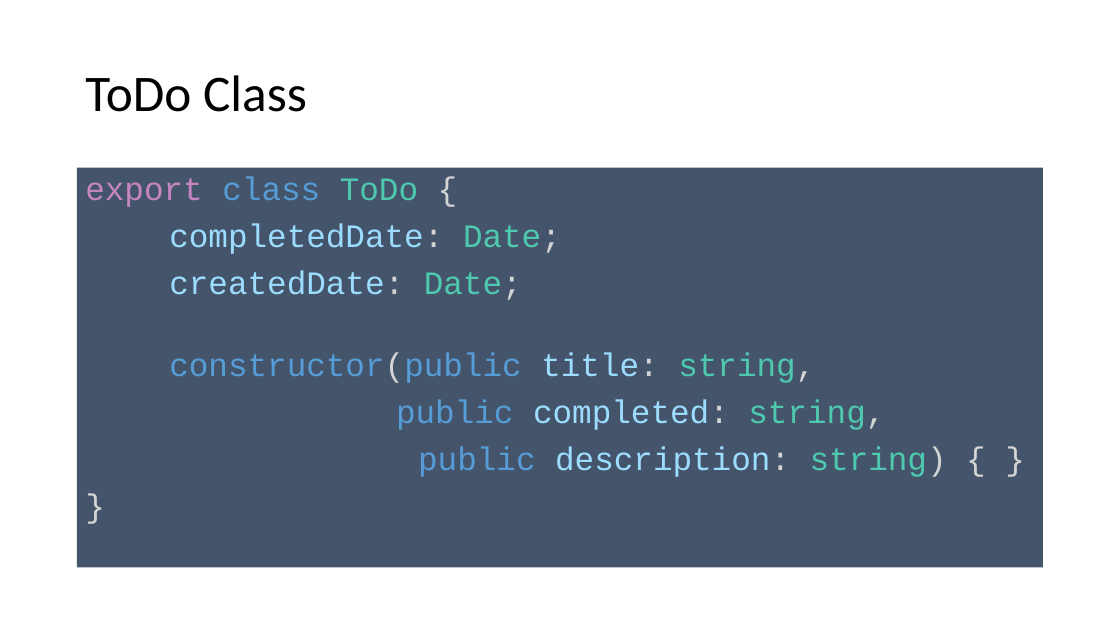
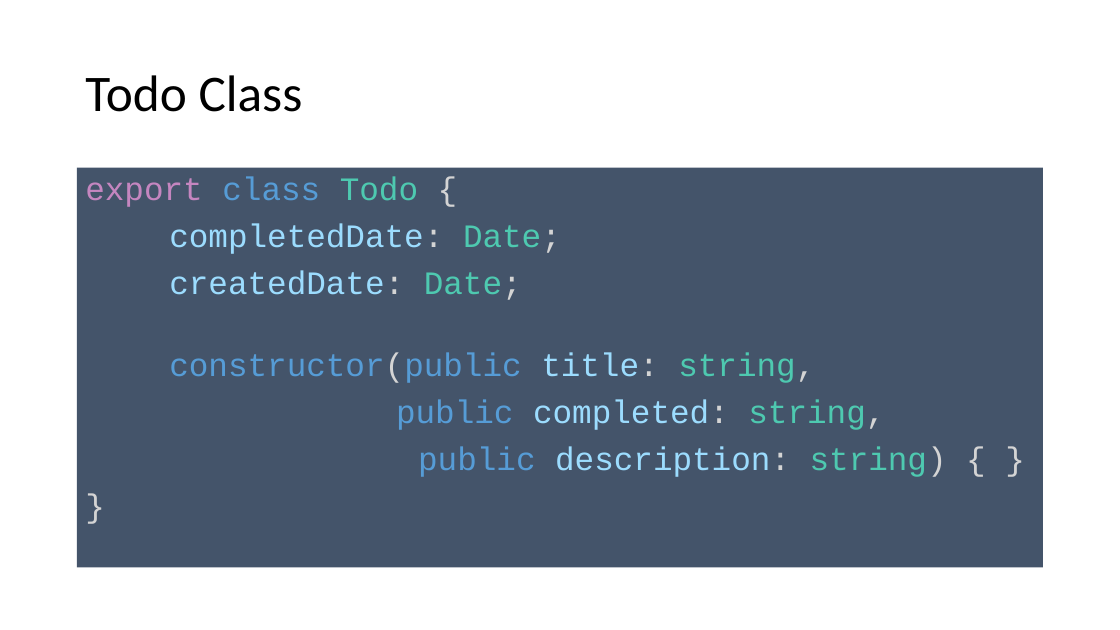
Before and after one commit to spirit-coding/todo-app-aj33349, a slide deck: slide 12 of Angular2.pptx. Drawn at 1120x630 pixels with LibreOffice and Linux fonts; fonts in the diff are those of the drawing. Boxes give left, top, right and bottom in pixels: in the first picture for what was removed or moved away, otherwise in the second. Text is boxed around its words. In the diff, an @@ line names an element or a change of style, - is before the commit and + after.

```diff
--- a/Angular2.pptx
+++ b/Angular2.pptx
@@ title at bbox=[85, 75, 303, 112]: text changed @@
-ToDo Class
+Todo Class
@@ text at bbox=[85, 176, 418, 207]: text changed @@
-export class ToDo {
+export class Todo {
```
Also in this commit, not shown: 8 other slides changed, 5 slides added, 3 other files.
